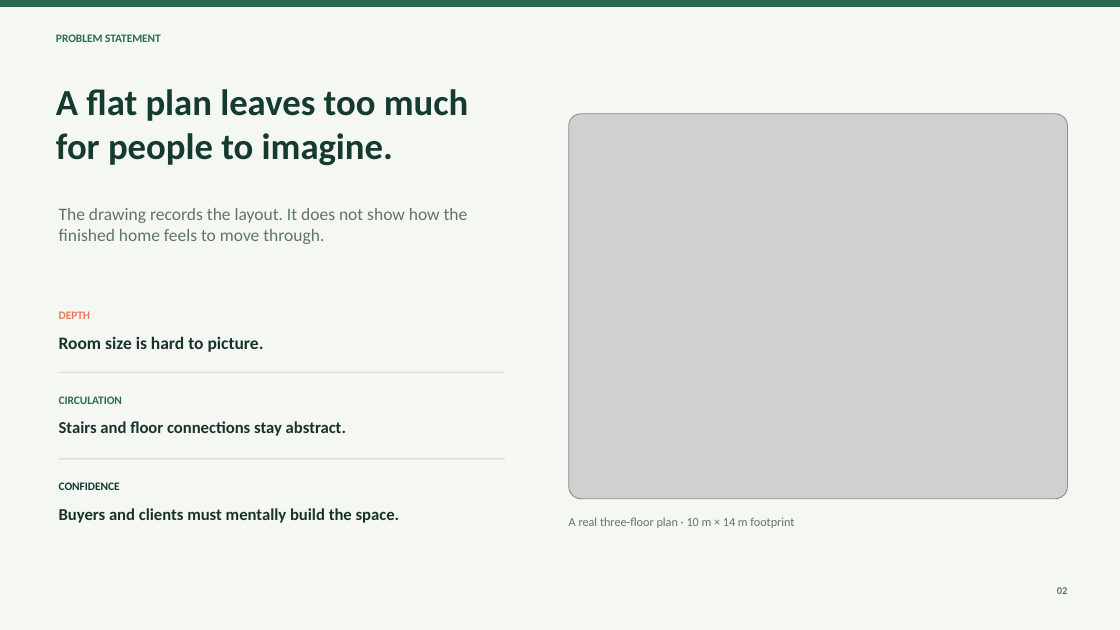
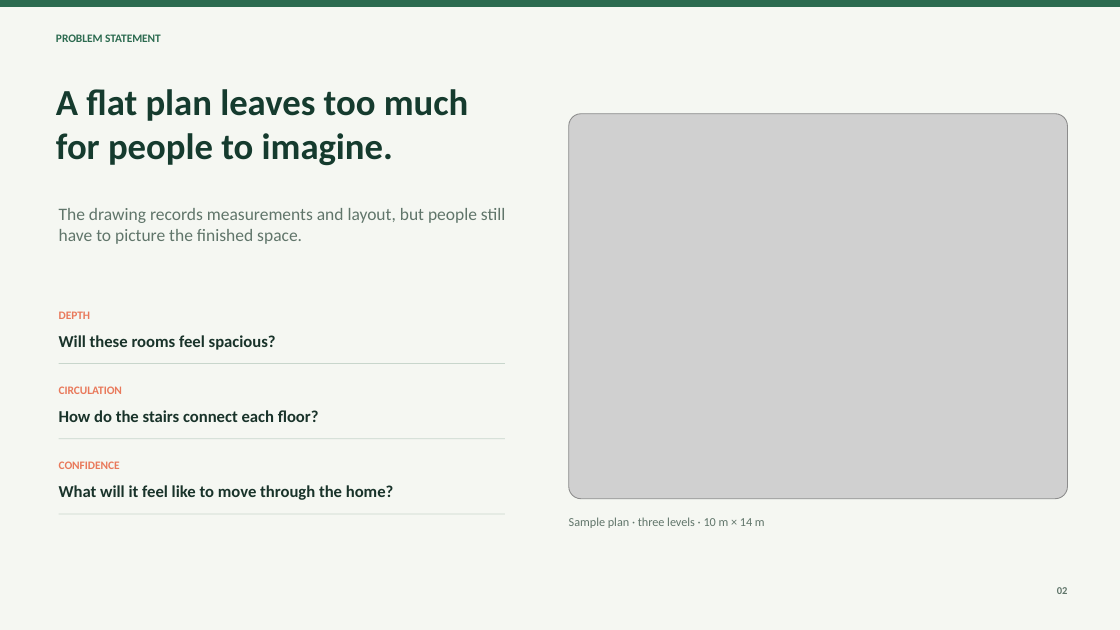
Before and after one commit to Deonjohny/Trishna-3D, a slide deck: slide 2 of public/Trishna 3D Pitch Deck.pptx. Drawn at 1120x630 pixels with LibreOffice and Linux fonts; fonts in the diff are those of the drawing; grey boxes stand for pictures. Boxes give left, top, right and bottom in pixels: in the first picture for what was removed or moved away, otherwise in the second. Text is boxed around its words. In the diff, an @@ line names an element or a change of style, - is before the commit and + after.

```diff
--- a/public/Trishna 3D Pitch Deck.pptx
+++ b/public/Trishna 3D Pitch Deck.pptx
@@ text at [59,208,505,244]: text changed @@
-The drawing records the layout. It does not show how the finished home feels to move through.
+The drawing records measurements and layout, but people still have to picture the finished space.
@@ text removed at [59,336,264,352] @@
-Room size is hard to picture.
@@ text added at [59,335,276,350], 14.2 pt, text #19332A, bold @@
+Will these rooms feel spacious?
@@ text "CIRCULATION": place and size @@
-text "CIRCULATION" at [59,396,122,404]
+text "CIRCULATION" at [59,386,122,394]
@@ rectangle: place and size @@
-rectangle at [59,372,505,373]
+rectangle at [59,363,505,364]
@@ text "CIRCULATION" at [59,386,122,394]: text colour #2C6B50 to #E9795B @@
@@ text at [59,410,319,422]: text changed @@
-Stairs and floor connections stay abstract.
+How do the stairs connect each floor?
@@ rectangle: place and size @@
-rectangle at [59,459,505,460]
+rectangle at [59,439,505,439]
@@ text "CONFIDENCE": place and size @@
-text "CONFIDENCE" at [59,482,120,490]
+text "CONFIDENCE" at [59,461,120,469]
@@ text "CONFIDENCE" at [59,461,120,469]: text colour #153B2E to #E9795B @@
@@ text removed at [59,508,400,523] @@
-Buyers and clients must mentally build the space.
@@ text added at [59,485,394,500], 14.2 pt, text #19332A, bold @@
+What will it feel like to move through the home?
@@ rectangle added at [59,513,505,514], fill #C8D6CC @@
@@ text at [569,517,765,528]: text changed @@
-A real three-floor plan · 10 m × 14 m footprint
+Sample plan · three levels · 10 m × 14 m
```
Also in this commit, not shown: 4 other slides changed, 1 slide added, 6 other files.
